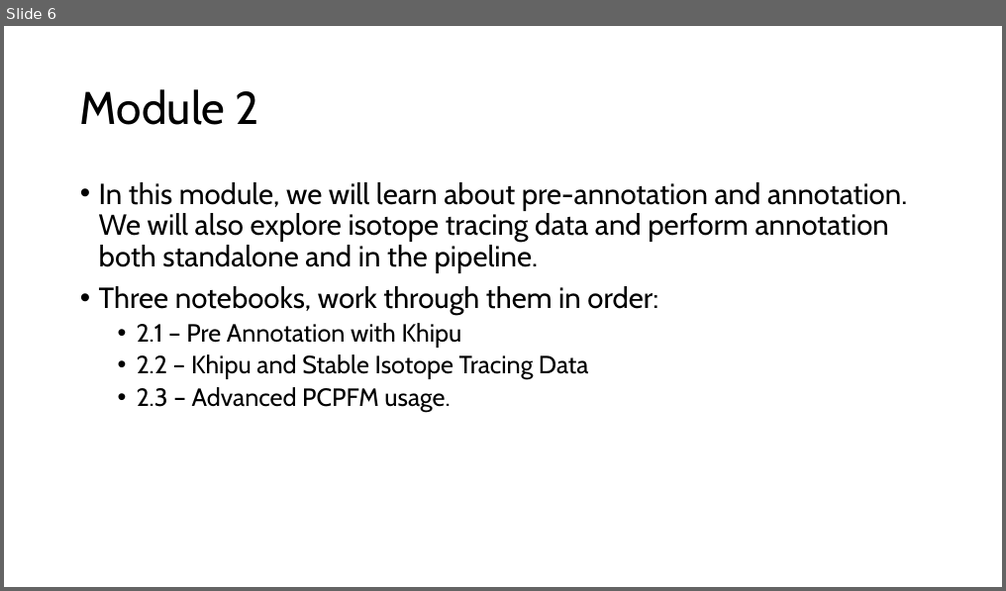
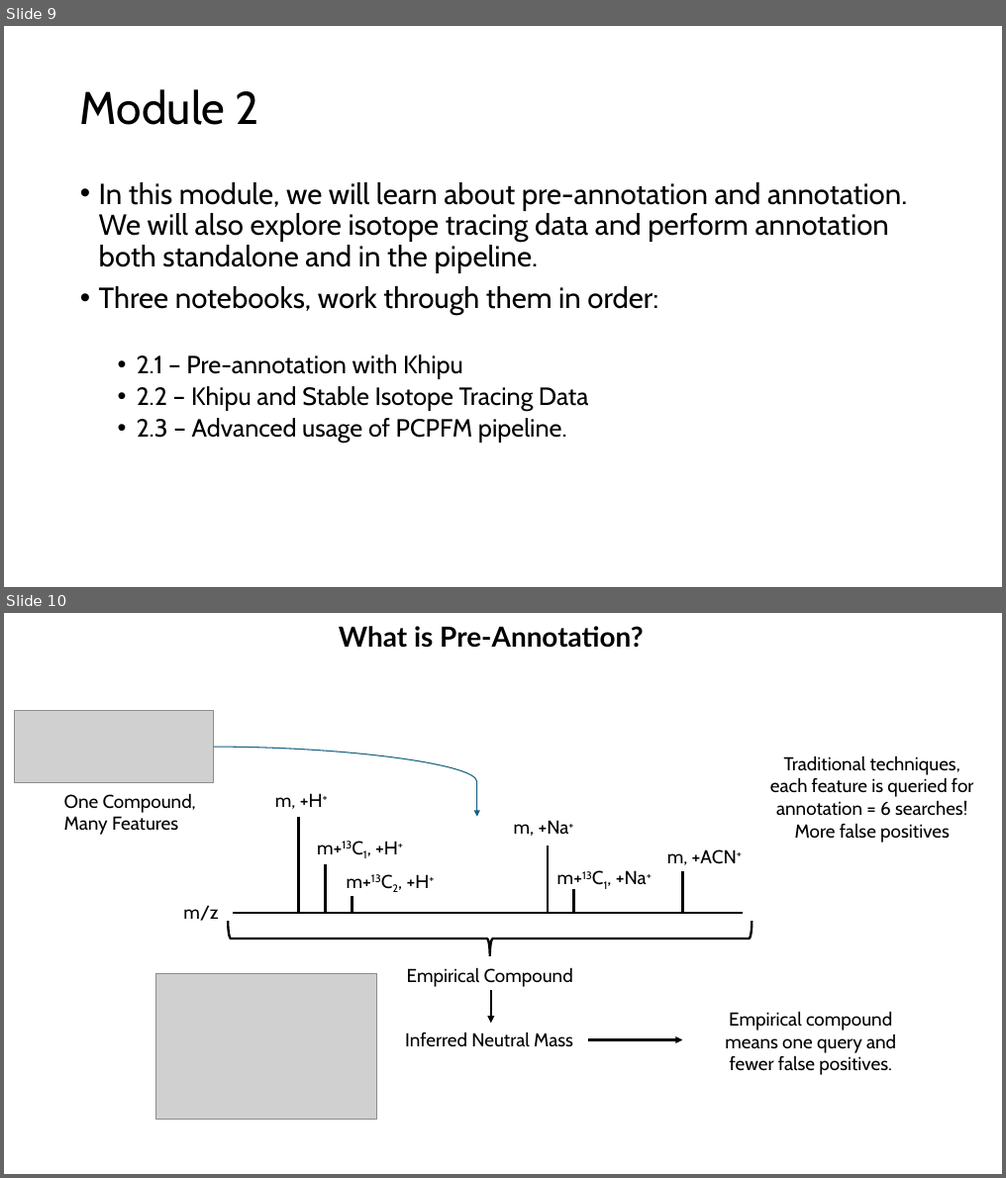
Before and after one commit to shuzhao-li-lab/MANA2024, a slide deck: Slides.pptx. Shown one above the other, each under a label of ours: slide 6 before the commit, slides 9 and 10 after it. The pictures are 1006x591 and 1006x1178 pixels, drawn with LibreOffice and Linux fonts; fonts in the diff are those of the drawing; grey boxes stand for pictures. Boxes give left, top, right and bottom in pixels: in the first picture for what was removed or moved away, otherwise in the second. Text is boxed around its words. In the diff, an @@ line names an element or a change of style, - is before the commit and + after.

```diff
--- a/Slides.pptx
+++ b/Slides.pptx
@@ slide 10 added at <box>4,613,1002,1174</box>, background #FFFFFF @@
@@ text added at <box>339,626,643,648</box>, 26.7 pt, text #000000, bold @@
+What is Pre-Annotation?
@@ picture added at <box>15,711,214,783</box> @@
@@ curved arrow added from (214, 747) to (477, 817), #156082 1 pt @@
@@ text added at <box>770,756,974,843</box>, 18 pt, text #000000 @@
+Traditional techniques, each feature is queried for annotation = 6 searches! More false positives
@@ text added at <box>64,793,196,835</box>, 18 pt, text #000000 @@
+One Compound, Many Features
@@ text added at <box>275,793,323,809</box>, 18 pt, text #000000 @@
+m, +H+
@@ line added from (299, 913) to (299, 817), #000000 2.25 pt @@
@@ text added at <box>514,820,569,836</box>, 18 pt, text #000000 @@
+m, +Na+
@@ text added at <box>317,841,398,855</box>, 18 pt, text #000000 @@
+m+13C1, +H+
@@ line added from (548, 913) to (548, 846), #000000 2.25 pt @@
@@ text added at <box>667,850,737,865</box>, 18 pt, text #000000 @@
+m, +ACN+
@@ line added from (325, 913) to (325, 865), #000000 2.25 pt @@
@@ text added at <box>347,874,430,888</box>, 18 pt, text #000000 @@
+m+13C2, +H+
@@ text added at <box>557,870,647,890</box>, 18 pt, text #000000 @@
+m+13C1, +Na+
@@ line added from (683, 913) to (683, 871), #000000 2.25 pt @@
@@ text added at <box>183,905,218,921</box>, 18 pt, text #000000 @@
+m/z
@@ line added from (352, 913) to (352, 896), #000000 2.25 pt @@
@@ line added from (573, 913) to (573, 889), #000000 2.25 pt @@
@@ left brace added at <box>228,921,752,957</box>, outline #000000 2.25 pt @@
@@ line added from (743, 913) to (233, 913), #000000 2.25 pt @@
@@ text added at <box>407,967,573,987</box>, 18 pt, text #000000 @@
+Empirical Compound
@@ picture added at <box>156,973,376,1120</box> @@
@@ arrow added from (491, 991) to (491, 1023), #000000 2.25 pt @@
@@ text added at <box>725,1011,896,1075</box>, 18 pt, text #000000 @@
+Empirical compound means one query and fewer false positives.
@@ text added at <box>405,1032,573,1048</box>, 18 pt, text #000000 @@
+Inferred Neutral Mass
@@ arrow added from (589, 1041) to (683, 1041), #000000 2.25 pt @@
@@ what was slide 6 is now slide 9 @@
@@ slide 9 changed as well @@
@@ text at <box>137,355,463,379</box>: text changed @@
-  • 2.1 – Pre Annotation with Khipu
+  • 2.1 – Pre-annotation with Khipu
@@ text at <box>137,418,567,444</box>: text changed @@
-  • 2.3 – Advanced PCPFM usage.
+  • 2.3 – Advanced usage of PCPFM pipeline.
```
Also in this commit, not shown: 5 other slides changed, 4 other slides added, 1 slide removed.
